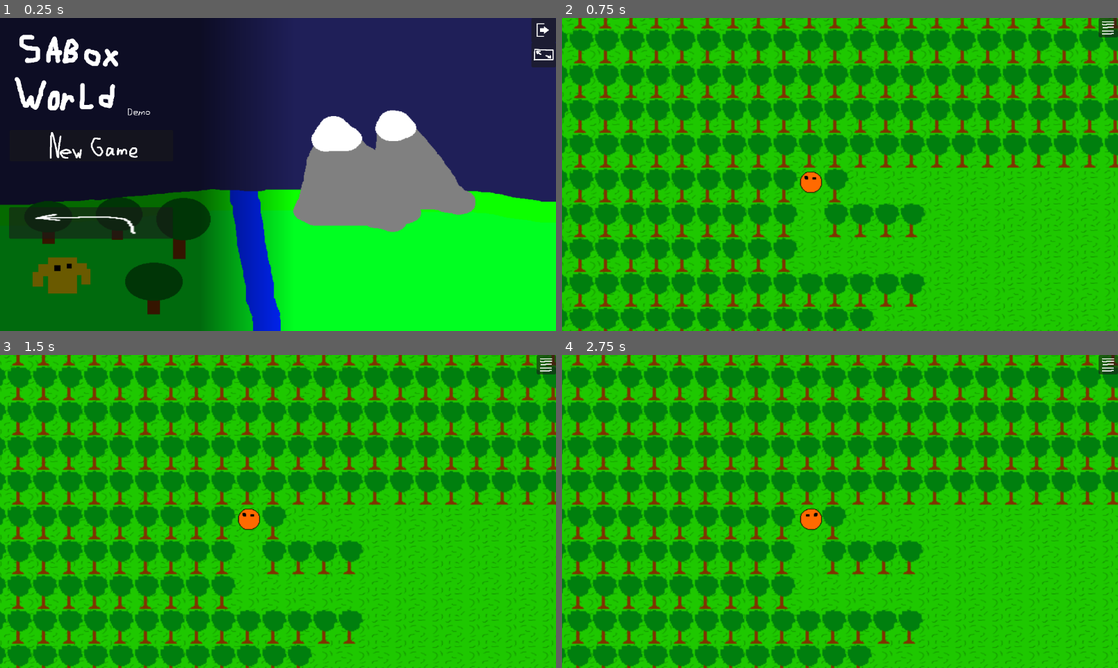
Above: before the commit, frames 1-4 (two rows, left to right).
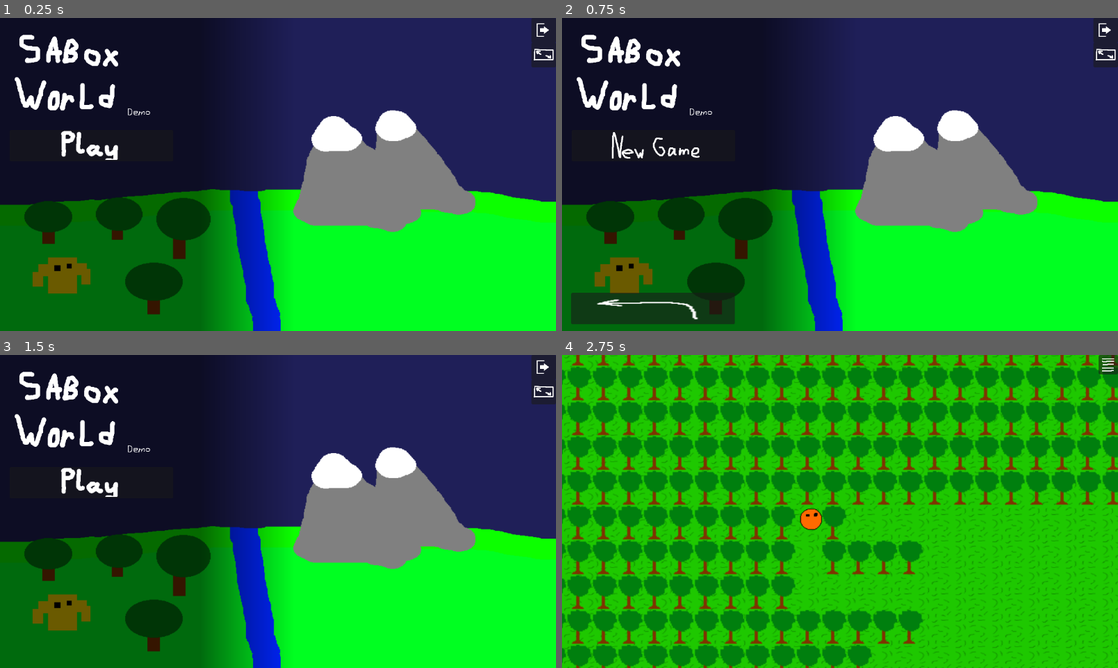
Above: after the commit, the same moments.

Repository: YCaTGameRT/SABox_World
Game: Godot game, scene res://scenes/main_menu.tscn
Two runs of this game, one before a commit and one after it. Both use one fixed random seed, a clock stepped at 60 frames per second and the inputs below.
Inputs (mouse positions are in pixels of both pictures, inside the frame that each line leads up to):
- Up to frame 1 (0.25 s): no input
- Up to frame 2 (0.75 s): click (650, 146) at 0.5 s
- Up to frame 3 (1.5 s): click (88, 646) at 1.27 s
- Up to frame 4 (2.75 s): tap Enter at 2 s; move the mouse to (962, 495) at 2.02 s; hold D (movement_right) from 2.03 s (still down); tap Space (play) at 2.1 s; click (962, 495) at 2.17 s

The runs differ from the first frame. In frame 1, 2.2% of the frame differs, in the area x 1-31%, y 36-71%; in frame 2, 96%, in the area x 0-100%, y 0-100%; in frame 3, 95%; in frame 4, nothing differs.

Commit message:
returned play button to main menu

Diff:
--- a/Scripts/main_menu.gd
+++ b/Scripts/main_menu.gd
@@ -1,4 +1,20 @@
 extends Control
+
+@export var main_submenu: Control
+func show_main_submenu(): show_submenu(main_submenu)
+@export var play_submenu: Control
+func show_play_submenu(): show_submenu(play_submenu)
+
+@onready var all_submenus: Array[Control] = [main_submenu, play_submenu]
+@export var back_button: Button
+
+func show_submenu(submenu_to_show: Control):
+	for submenu in all_submenus: submenu.hide()
+	submenu_to_show.show()
+	if submenu_to_show == main_submenu:
+		back_button.hide()
+	else:
+		back_button.show()
 
 @export var load_game_button: Button
 @export var toggle_fullscreen_button: Button
@@ -11,6 +27,7 @@
 		toggle_fullscreen_button.hide()
 	if not FileAccess.file_exists("user://save.sbws"):
 		load_game_button.hide()
+	show_submenu(main_submenu)
 
 func _process(delta):
 	if Input.is_action_just_pressed("exit"): quit()
--- a/scenes/main_menu.tscn
+++ b/scenes/main_menu.tscn
@@ -6,6 +6,7 @@
 [ext_resource type="Texture2D" uid="uid://0fjci5syshgr" path="res://Sprites/to_window_icon.png" id="3_5t20i"]
 [ext_resource type="Texture2D" uid="uid://b5k7erlgu3o4t" path="res://Sprites/Title.png" id="3_11f13"]
 [ext_resource type="Texture2D" uid="uid://bkpg6mx2c1tax" path="res://Sprites/to_fullscreen_icon.png" id="6_hnd6k"]
+[ext_resource type="Texture2D" uid="uid://btumygdqdqnvg" path="res://Sprites/Play.png" id="6_p32h4"]
 [ext_resource type="Texture2D" uid="uid://cioffrisl6lah" path="res://Sprites/NewGame2.png" id="7_3o2b2"]
 [ext_resource type="Texture2D" uid="uid://bvp23hy5bocj" path="res://Sprites/load2.png" id="8_e555n"]
 [ext_resource type="Texture2D" uid="uid://bafgef5p8whyi" path="res://Sprites/backar.png" id="8_x1doo"]
@@ -17,7 +18,7 @@
 [sub_resource type="GradientTexture1D" id="GradientTexture1D_gno61"]
 gradient = SubResource("Gradient_xgjnp")
 
-[node name="main_menu" type="Control" node_paths=PackedStringArray("load_game_button", "toggle_fullscreen_button", "toggle_fullscreen_sprite")]
+[node name="main_menu" type="Control" node_paths=PackedStringArray("main_submenu", "play_submenu", "back_button", "load_game_button", "toggle_fullscreen_button", "toggle_fullscreen_sprite")]
 layout_mode = 3
 anchors_preset = 15
 anchor_right = 1.0
@@ -25,7 +26,10 @@
 grow_horizontal = 2
 grow_vertical = 2
 script = ExtResource("1_7nhs7")
-load_game_button = NodePath("CanvasLayer/background/TextureRect/sidebar/Load")
+main_submenu = NodePath("CanvasLayer/background/TextureRect/sidebar/main_buttons")
+play_submenu = NodePath("CanvasLayer/background/TextureRect/sidebar/play_buttons")
+back_button = NodePath("CanvasLayer/background/TextureRect/sidebar/back")
+load_game_button = NodePath("CanvasLayer/background/TextureRect/sidebar/play_buttons/Load")
 toggle_fullscreen_button = NodePath("CanvasLayer/background/TextureRect/toggle_fullscreen")
 toggle_fullscreen_sprite = NodePath("CanvasLayer/background/TextureRect/toggle_fullscreen/TextureRect")
 to_fullscreen_texture = ExtResource("6_hnd6k")
@@ -69,14 +73,51 @@
 expand_mode = 1
 stretch_mode = 4
 
-[node name="New Game" type="Button" parent="CanvasLayer/background/TextureRect/sidebar"]
+[node name="main_buttons" type="Control" parent="CanvasLayer/background/TextureRect/sidebar"]
+anchors_preset = 0
+offset_top = 219.0
+offset_right = 375.0
+offset_bottom = 645.0
+
+[node name="New Game" type="Button" parent="CanvasLayer/background/TextureRect/sidebar/main_buttons"]
 layout_mode = 1
 offset_left = 20.0
-offset_top = 232.0
+offset_top = 13.0
 offset_right = 359.0
-offset_bottom = 297.0
-
-[node name="text" type="TextureRect" parent="CanvasLayer/background/TextureRect/sidebar/New Game"]
+offset_bottom = 78.0
+
+[node name="text" type="TextureRect" parent="CanvasLayer/background/TextureRect/sidebar/main_buttons/New Game"]
+layout_mode = 1
+anchors_preset = 8
+anchor_left = 0.5
+anchor_top = 0.5
+anchor_right = 0.5
+anchor_bottom = 0.5
+offset_left = -64.5
+offset_top = -31.0
+offset_right = 64.5
+offset_bottom = 31.0
+grow_horizontal = 2
+grow_vertical = 2
+texture = ExtResource("6_p32h4")
+expand_mode = 1
+stretch_mode = 4
+
+[node name="play_buttons" type="Control" parent="CanvasLayer/background/TextureRect/sidebar"]
+visible = false
+anchors_preset = 0
+offset_top = 219.0
+offset_right = 375.0
+offset_bottom = 645.0
+
+[node name="New Game" type="Button" parent="CanvasLayer/background/TextureRect/sidebar/play_buttons"]
+layout_mode = 1
+offset_left = 20.0
+offset_top = 13.0
+offset_right = 359.0
+offset_bottom = 78.0
+
+[node name="text" type="TextureRect" parent="CanvasLayer/background/TextureRect/sidebar/play_buttons/New Game"]
 layout_mode = 1
 anchors_preset = 8
 anchor_left = 0.5
@@ -93,14 +134,14 @@
 expand_mode = 1
 stretch_mode = 4
 
-[node name="Load" type="Button" parent="CanvasLayer/background/TextureRect/sidebar"]
+[node name="Load" type="Button" parent="CanvasLayer/background/TextureRect/sidebar/play_buttons"]
 layout_mode = 1
 offset_left = 19.0
-offset_top = 313.0
+offset_top = 94.0
 offset_right = 358.0
-offset_bottom = 378.0
-
-[node name="text" type="TextureRect" parent="CanvasLayer/background/TextureRect/sidebar/Load"]
+offset_bottom = 159.0
+
+[node name="text" type="TextureRect" parent="CanvasLayer/background/TextureRect/sidebar/play_buttons/Load"]
 layout_mode = 1
 anchors_preset = 8
 anchor_left = 0.5
@@ -119,10 +160,14 @@
 
 [node name="back" type="Button" parent="CanvasLayer/background/TextureRect/sidebar"]
 layout_mode = 1
+anchors_preset = 2
+anchor_top = 1.0
+anchor_bottom = 1.0
 offset_left = 19.0
-offset_top = 392.0
+offset_top = -78.815
 offset_right = 358.0
-offset_bottom = 457.0
+offset_bottom = -13.815
+grow_vertical = 0
 
 [node name="text" type="TextureRect" parent="CanvasLayer/background/TextureRect/sidebar/back"]
 layout_mode = 1
@@ -178,8 +223,9 @@
 expand_mode = 1
 stretch_mode = 4
 
-[connection signal="pressed" from="CanvasLayer/background/TextureRect/sidebar/New Game" to="." method="new_game"]
-[connection signal="pressed" from="CanvasLayer/background/TextureRect/sidebar/Load" to="." method="play"]
-[connection signal="pressed" from="CanvasLayer/background/TextureRect/sidebar/back" to="." method="play"]
+[connection signal="pressed" from="CanvasLayer/background/TextureRect/sidebar/main_buttons/New Game" to="." method="show_play_submenu"]
+[connection signal="pressed" from="CanvasLayer/background/TextureRect/sidebar/play_buttons/New Game" to="." method="new_game"]
+[connection signal="pressed" from="CanvasLayer/background/TextureRect/sidebar/play_buttons/Load" to="." method="play"]
+[connection signal="pressed" from="CanvasLayer/background/TextureRect/sidebar/back" to="." method="show_main_submenu"]
 [connection signal="pressed" from="CanvasLayer/background/TextureRect/Quit" to="." method="quit"]
 [connection signal="pressed" from="CanvasLayer/background/TextureRect/toggle_fullscreen" to="." method="toggle_fullscreen"]
Not shown: 1 places in scenes/main_menu.tscn that only renumber resources
